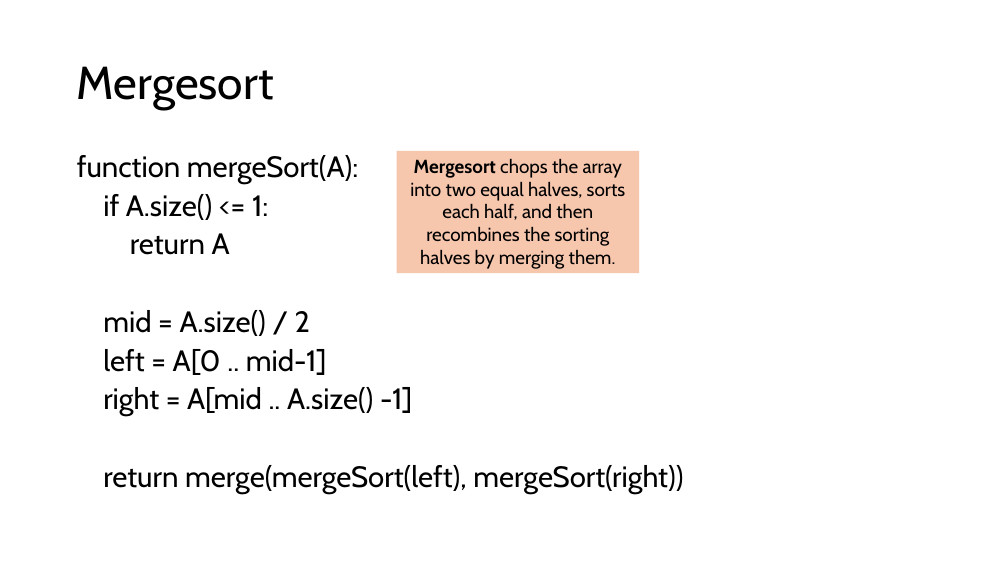
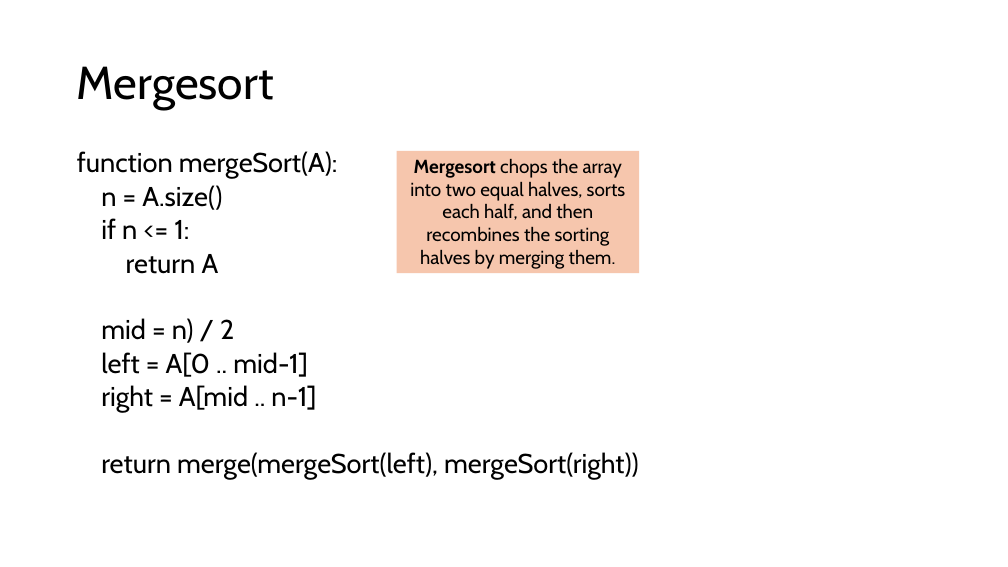
Before and after one commit to sotasota-sfu/cmpt225Summer2026, a slide deck: slide 8 of lectures/lecture20_21/sorting.pptx. Drawn at 1008x567 pixels with LibreOffice and Linux fonts; fonts in the diff are those of the drawing. Boxes give left, top, right and bottom in pixels: in the first picture for what was removed or moved away, otherwise in the second. Text is boxed around its words. In the diff, an @@ line names an element or a change of style, - is before the commit and + after.

```diff
--- a/lectures/lecture20_21/sorting.pptx
+++ b/lectures/lecture20_21/sorting.pptx
@@ text at [77,151,639,479]: size 28 to 25.9 pt in "function mergeSort(A):", "return A", "left = A[0 .. mid-1]", "return merge(mergeSort(left), mergeSort(right))"; line spacing 0.8 to 0.7 @@
@@ text at [101,185,222,239]: text changed; size 28 to 25.9 pt @@
-if A.size() <= 1:
+n = A.size()
+if n <= 1:
@@ text at [101,318,234,343]: text changed; size 28 to 25.9 pt @@
-mid = A.size() / 2
+mid = n) / 2
@@ text at [101,385,316,412]: text changed; size 28 to 25.9 pt @@
-right = A[mid .. A.size() -1]
+right = A[mid .. n-1]
```
Also in this commit, not shown: 5 other slides changed.
